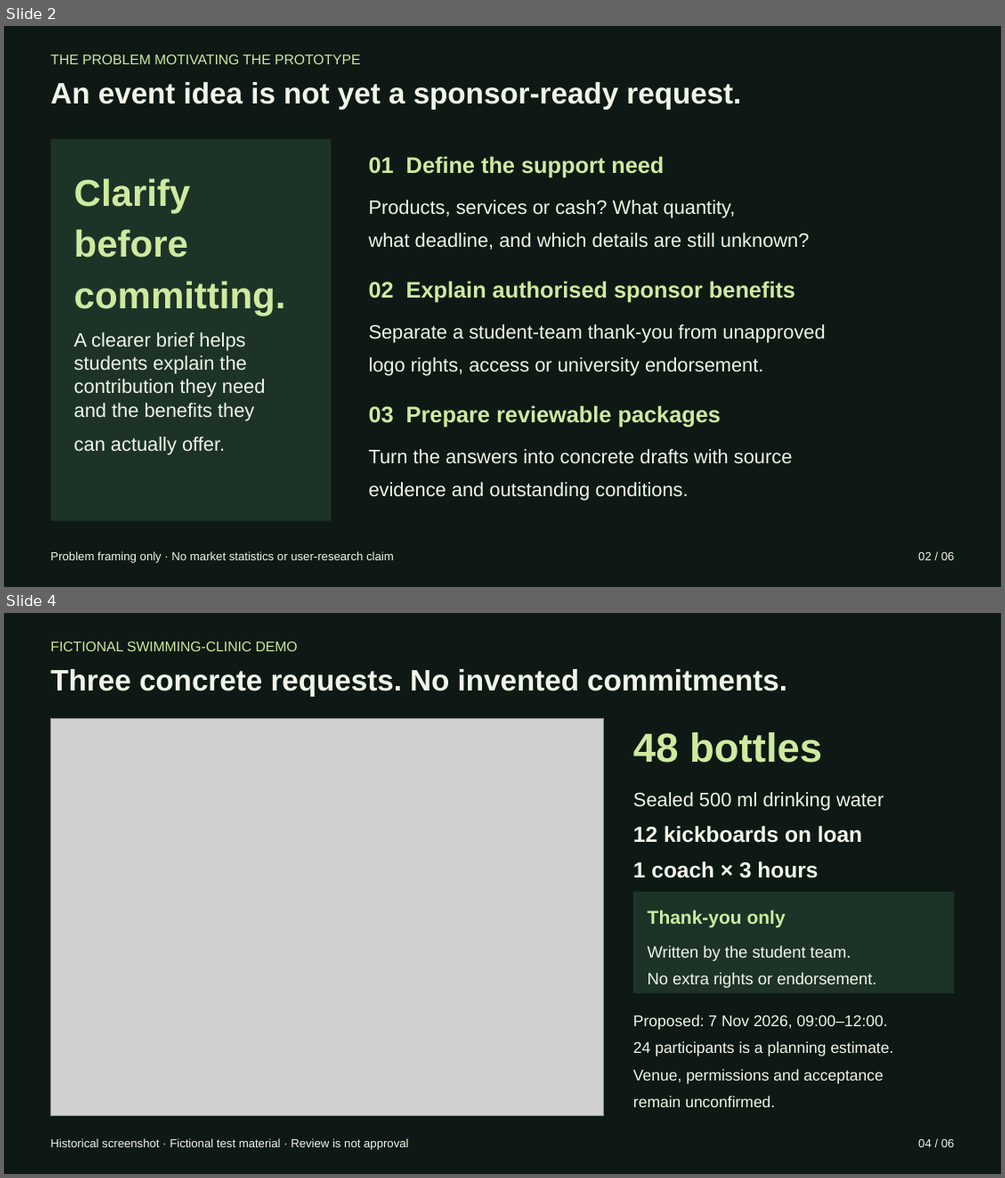
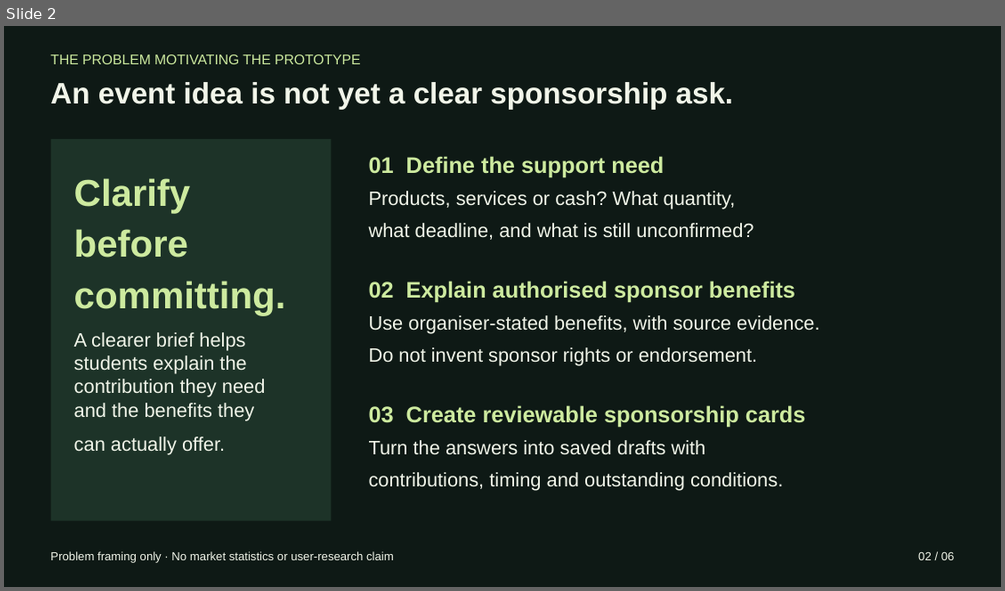
Before and after one commit to ryuhanbin/sponsorbridge-hackathon, a slide deck: slides/SponsorBridge-pitch.pptx. Shown one above the other, each under a label of ours: slides 2 and 4 before the commit, slide 2 after it; the slides between them are not shown. The pictures are 1005x1178 and 1005x591 pixels, drawn with LibreOffice and Linux fonts; fonts in the diff are those of the drawing; grey boxes stand for pictures. Boxes give left, top, right and bottom in pixels: in the first picture for what was removed or moved away, otherwise in the second. Text is boxed around its words. In the diff, an @@ line names an element or a change of style, - is before the commit and + after.

```diff
--- a/slides/SponsorBridge-pitch.pptx
+++ b/slides/SponsorBridge-pitch.pptx
@@ slide 4 removed at bbox=[4, 613, 1001, 1174], background #FFFFFF @@
@@ rectangle removed at bbox=[4, 613, 1001, 1174] @@
@@ text removed at bbox=[50, 641, 298, 651] @@
-FICTIONAL SWIMMING-CLINIC DEMO
@@ text removed at bbox=[50, 669, 787, 696] @@
-Three concrete requests. No invented commitments.
@@ picture removed at bbox=[50, 718, 604, 1116] @@
@@ text removed at bbox=[633, 732, 822, 763] @@
-48 bottles
@@ text removed at bbox=[633, 792, 883, 811] @@
-Sealed 500 ml drinking water
@@ text removed at bbox=[633, 826, 862, 843] @@
-12 kickboards on loan
@@ text removed at bbox=[633, 861, 817, 878] @@
-1 coach × 3 hours
@@ rectangle removed at bbox=[633, 892, 955, 993] @@
@@ text removed at bbox=[647, 910, 785, 928] @@
-Thank-you only
@@ text removed at bbox=[647, 945, 876, 988] @@
-Written by the student team.
-No extra rights or endorsement.
@@ text removed at bbox=[633, 1014, 894, 1107] @@
-Proposed: 7 Nov 2026, 09:00–12:00.
-24 participants is a planning estimate.
-Venue, permissions and acceptance
-remain unconfirmed.
@@ text removed at bbox=[50, 1138, 408, 1150] @@
-Historical screenshot · Fictional test material · Review is not approval
@@ text removed at bbox=[918, 1138, 955, 1147] @@
-04 / 06
@@ slide 2 changed as well @@
@@ text at bbox=[50, 82, 734, 109]: text changed @@
-An event idea is not yet a sponsor-ready request.
+An event idea is not yet a clear sponsorship ask.
@@ text at bbox=[369, 191, 753, 240]: text changed @@
-Products, services or cash? What quantity,
-what deadline, and which details are still unknown?
+Products, services or cash? What quantity,
+what deadline, and what is still unconfirmed?
@@ text at bbox=[369, 315, 819, 366]: text changed @@
-Separate a student-team thank-you from unapproved
-logo rights, access or university endorsement.
+Use organiser-stated benefits, with source evidence.
+Do not invent sponsor rights or endorsement.
@@ text at bbox=[369, 405, 806, 426]: text changed @@
-03 Prepare reviewable packages
+03 Create reviewable sponsorship cards
@@ text at bbox=[369, 440, 783, 491]: text changed @@
-Turn the answers into concrete drafts with source
-evidence and outstanding conditions.
+Turn the answers into saved drafts with
+contributions, timing and outstanding conditions.
```
Also in this commit, not shown: 3 other slides changed, 2 slides added, 1 other slide removed.
